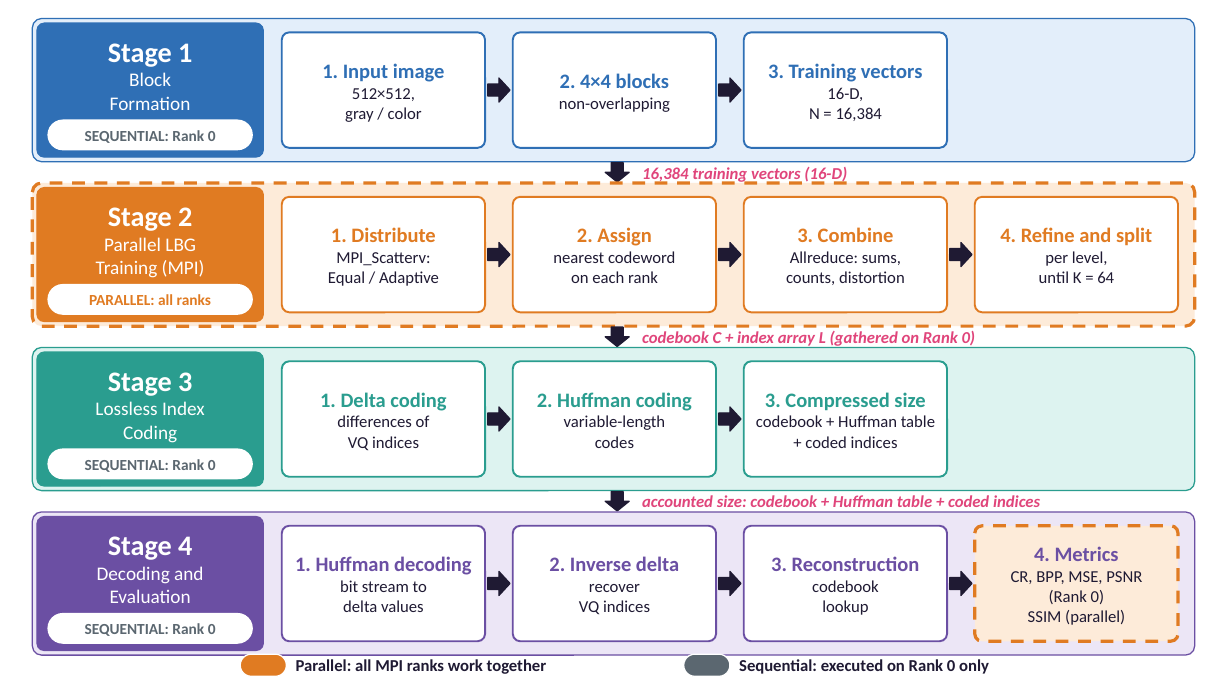
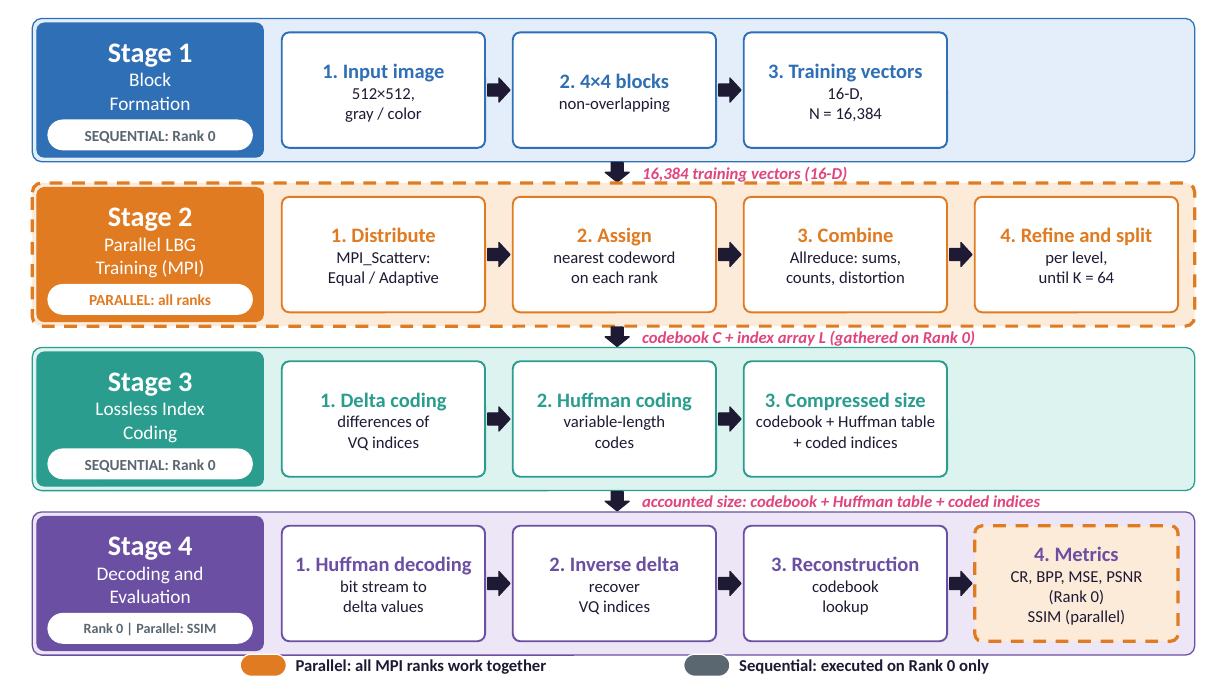
Before and after one commit to ibtihal-cpu/mihk, a slide deck: slide 10 of results/seminar/figs/Seminar_Ibtihal_FINAL.pptx. Drawn at 1232x693 pixels with LibreOffice and Linux fonts; fonts in the diff are those of the drawing. Boxes give left, top, right and bottom in pixels: in the first picture for what was removed or moved away, otherwise in the second. Text is boxed around its words. In the diff, an @@ line names an element or a change of style, - is before the commit and + after.

```diff
--- a/results/seminar/figs/Seminar_Ibtihal_FINAL.pptx
+++ b/results/seminar/figs/Seminar_Ibtihal_FINAL.pptx
@@ text at bbox=[84, 623, 216, 633]: text changed; size 12 to 11 pt @@
-SEQUENTIAL: Rank 0
+Rank 0 | Parallel: SSIM
```
Also in this commit, not shown: 8 other files.
